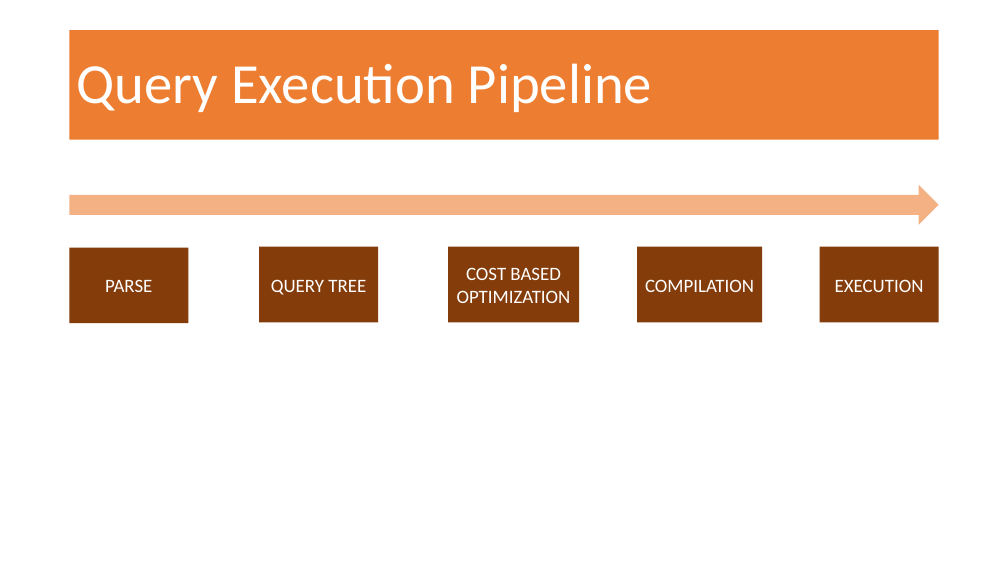
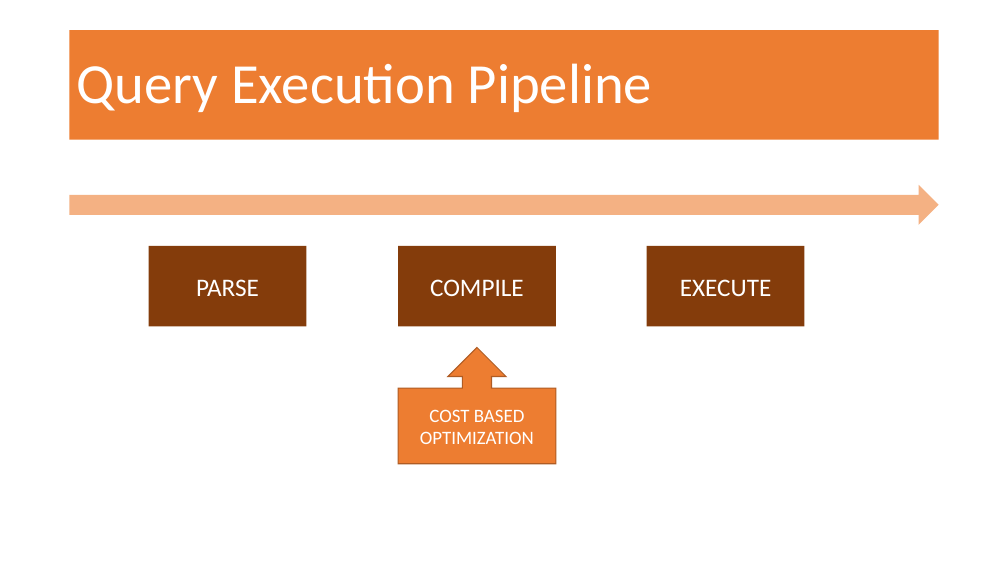
Before and after one commit to tgrabus/SQLServerMaintenance, a slide deck: slide 3 of 4_statistics/Statistics.pptx. Drawn at 1008x567 pixels with LibreOffice and Linux fonts; fonts in the diff are those of the drawing. Boxes give left, top, right and bottom in pixels: in the first picture for what was removed or moved away, otherwise in the second. Text is boxed around its words. In the diff, an @@ line names an element or a change of style, - is before the commit and + after.

Commit message:
Updated presentation

```diff
--- a/4_statistics/Statistics.pptx
+++ b/4_statistics/Statistics.pptx
@@ rectangle "PARSE": place and size @@
-rectangle "PARSE" at [70, 247, 188, 323]
+rectangle "PARSE" at [149, 246, 307, 326]
@@ rectangle "PARSE" at [149, 246, 307, 326]: size 18 to 24 pt @@
@@ rectangle removed at [259, 247, 378, 322] @@
-QUERY TREE
@@ rectangle added at [399, 246, 557, 326], fill #843C0B, 24 pt, text #FFFFFF @@
+COMPILE
@@ rectangle removed at [637, 247, 762, 322] @@
-COMPILATION
@@ rectangle "EXECUTE": place and size @@
-rectangle "EXECUTE" at [820, 247, 938, 322]
+rectangle "EXECUTE" at [647, 246, 805, 326]
@@ text in rectangle at [680, 279, 772, 296]: text changed; size 18 to 24 pt @@
-EXECUTION
+EXECUTE
@@ up arrow callout "COST BASED OPTIMIZATION": place and size @@
-up arrow callout "COST BASED OPTIMIZATION" at [448, 247, 579, 322]
+up arrow callout "COST BASED OPTIMIZATION" at [399, 348, 557, 464]
@@ up arrow callout "COST BASED OPTIMIZATION" at [399, 348, 557, 464]: rectangle to up arrow callout; fill #843C0B to #ED7D31; outline none to #AF5C24 1 pt @@
```
Also in this commit, not shown: 1 other slide changed.
